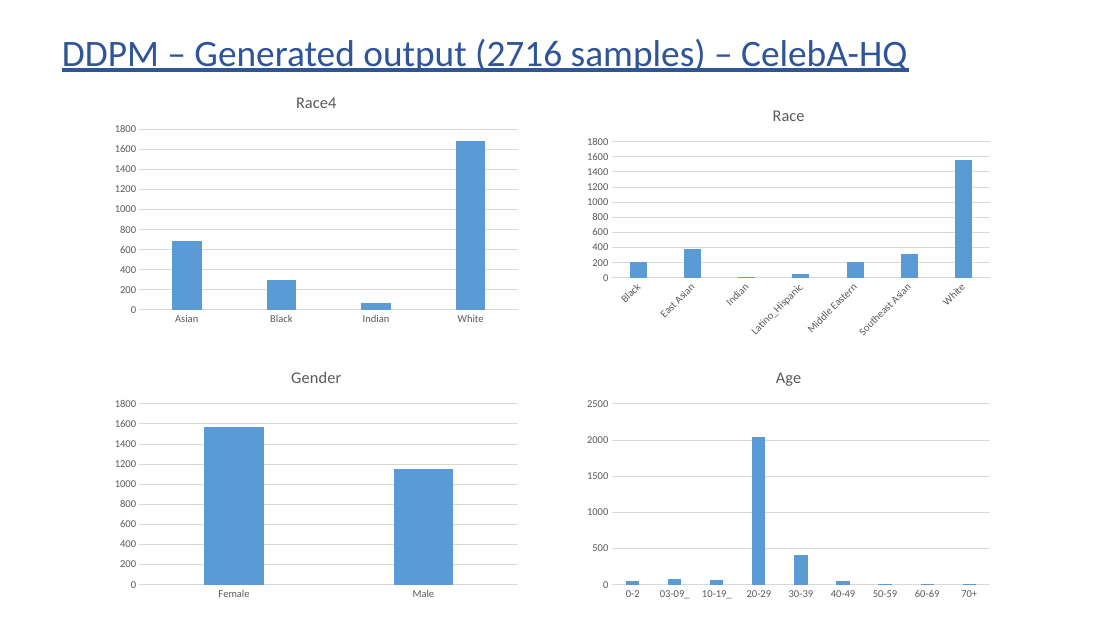
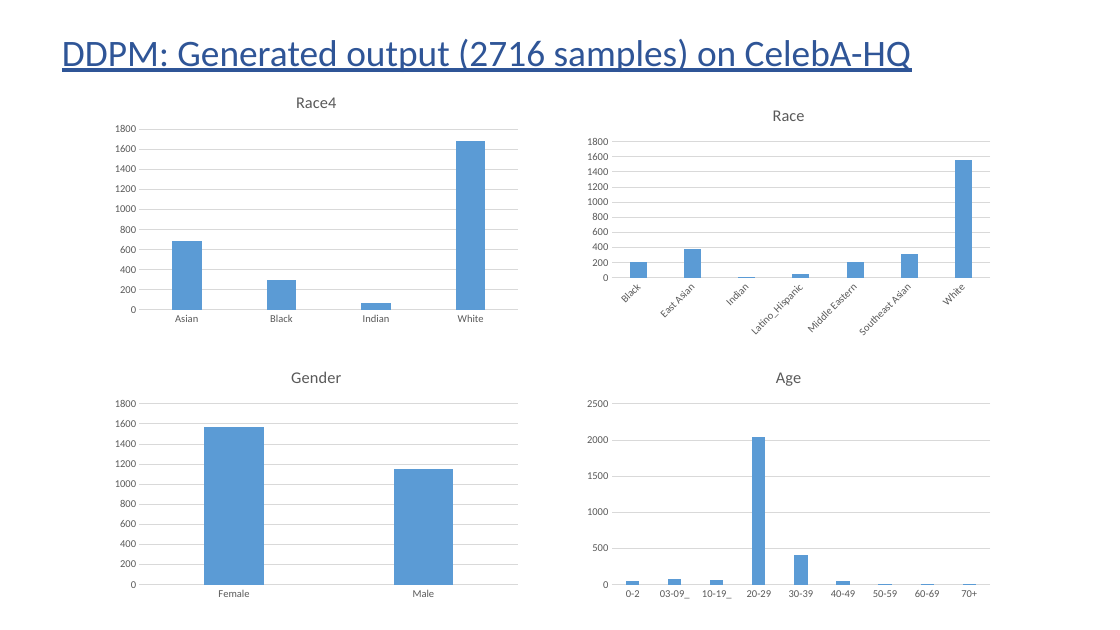
Before and after one commit to subirkumarparida/DDPM, a slide deck: slide 49 of Bias_Diffusion_v3.pptx (slide 18 before the commit). Drawn at 1120x630 pixels with LibreOffice and Linux fonts; fonts in the diff are those of the drawing. Boxes give left, top, right and bottom in pixels: in the first picture for what was removed or moved away, otherwise in the second. Text is boxed around its words. In the diff, an @@ line names an element or a change of style, - is before the commit and + after.

```diff
--- a/Bias_Diffusion_v3.pptx
+++ b/Bias_Diffusion_v3.pptx
@@ text at (x1=62, y1=39, x2=911, y2=72): text changed @@
-DDPM – Generated output (2716 samples) – CelebA-HQ
+DDPM: Generated output (2716 samples) on CelebA-HQ
```
Also in this commit, not shown: 7 other slides changed, 22 slides added.
